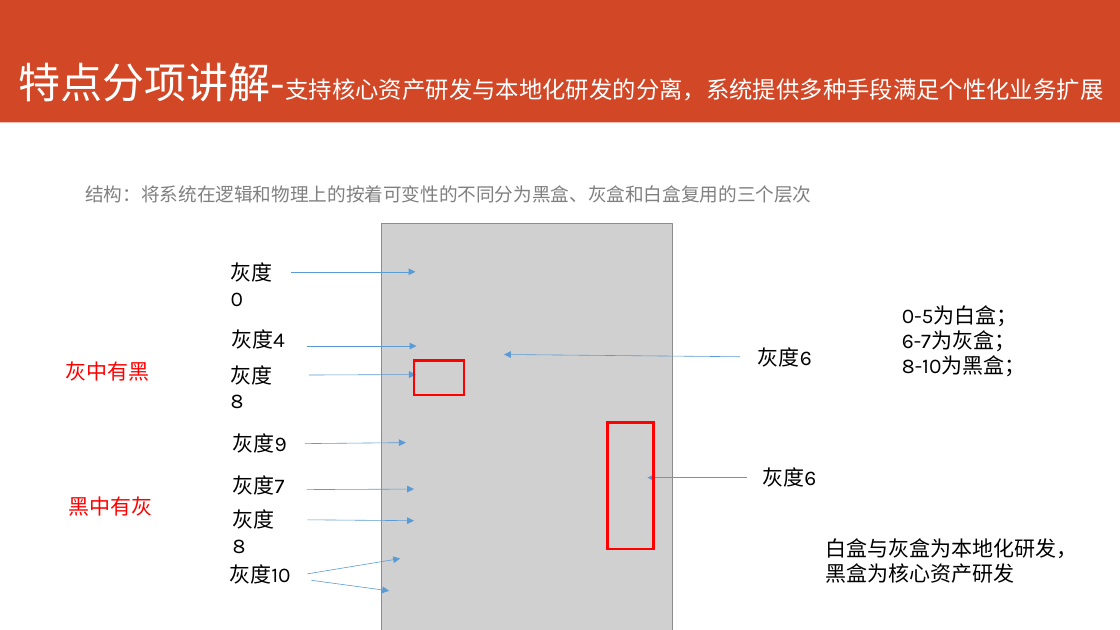
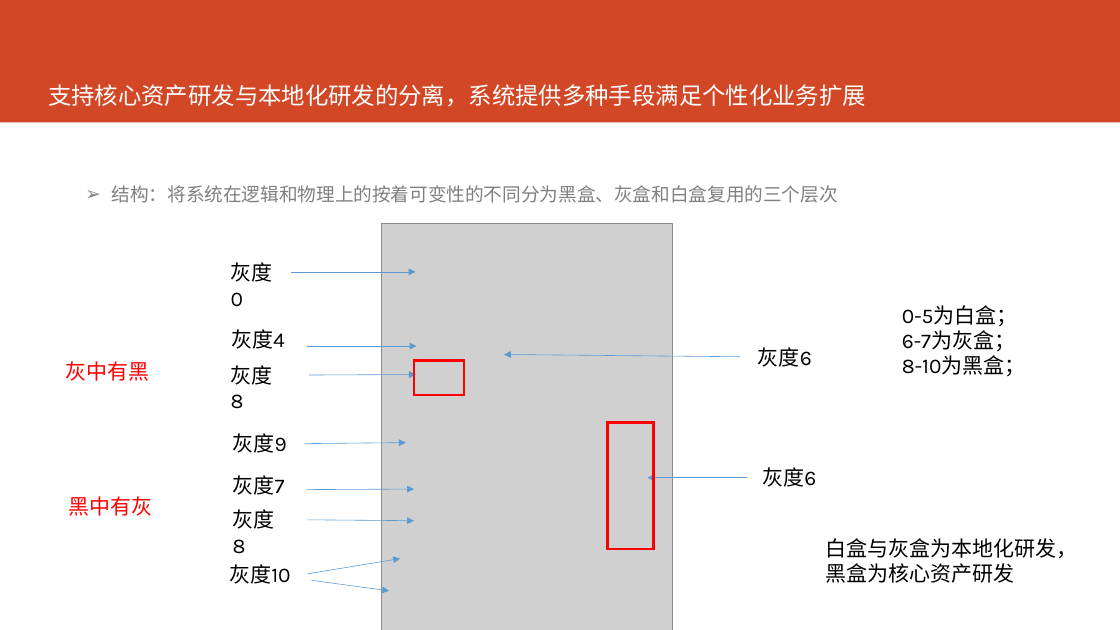
Before and after one commit to AppSecAI-TEST/hospital, a slide deck: slide 9 of doc/EVE新一代HIS核心系统.pptx. Drawn at 1120x630 pixels with LibreOffice and Linux fonts; fonts in the diff are those of the drawing; grey boxes stand for pictures. Boxes give left, top, right and bottom in pixels: in the first picture for what was removed or moved away, otherwise in the second. Text is boxed around its words. In the diff, an @@ line names an element or a change of style, - is before the commit and + after.

```diff
--- a/doc/EVE新一代HIS核心系统.pptx
+++ b/doc/EVE新一代HIS核心系统.pptx
@@ title at [48, 84, 866, 107]: text changed @@
-特点分项讲解-支持核心资产研发与本地化研发的分离，系统提供多种手段满足个性化业务扩展
+支持核心资产研发与本地化研发的分离，系统提供多种手段满足个性化业务扩展
@@ text "结构：将系统在逻辑和物理上的按着可变性的不同分为黑盒、灰盒和白盒复用的三个层次" at [112, 185, 838, 203]: bullet none to ➢ @@
```
Also in this commit, not shown: 12 other slides changed.
